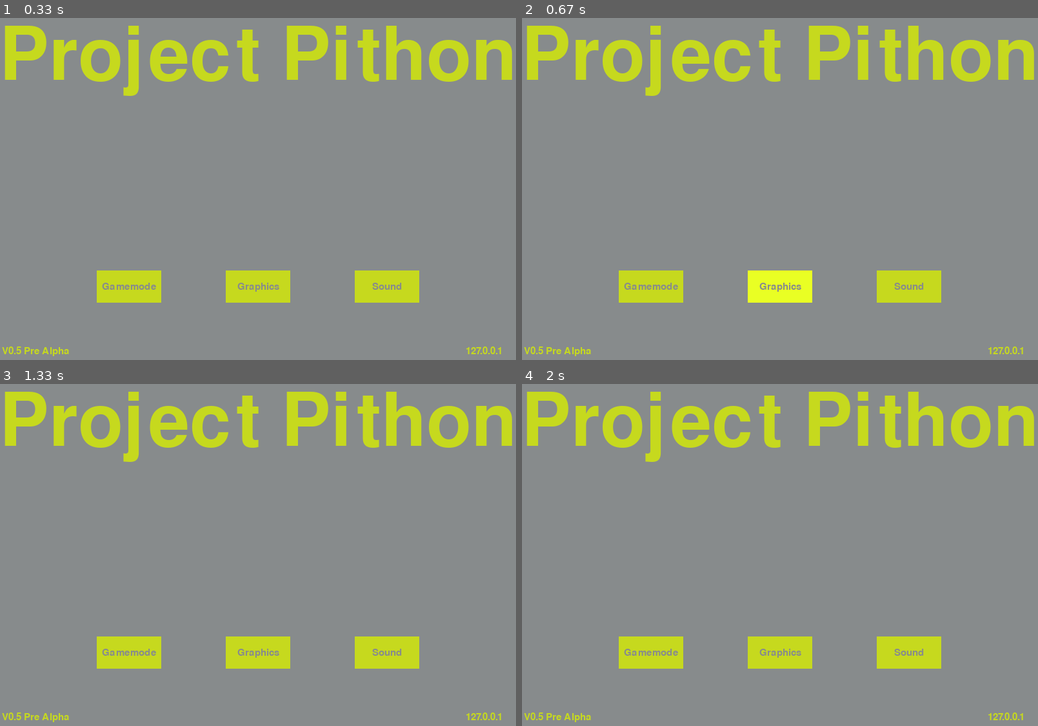
Above: before the commit, frames 1-4 (two rows, left to right).
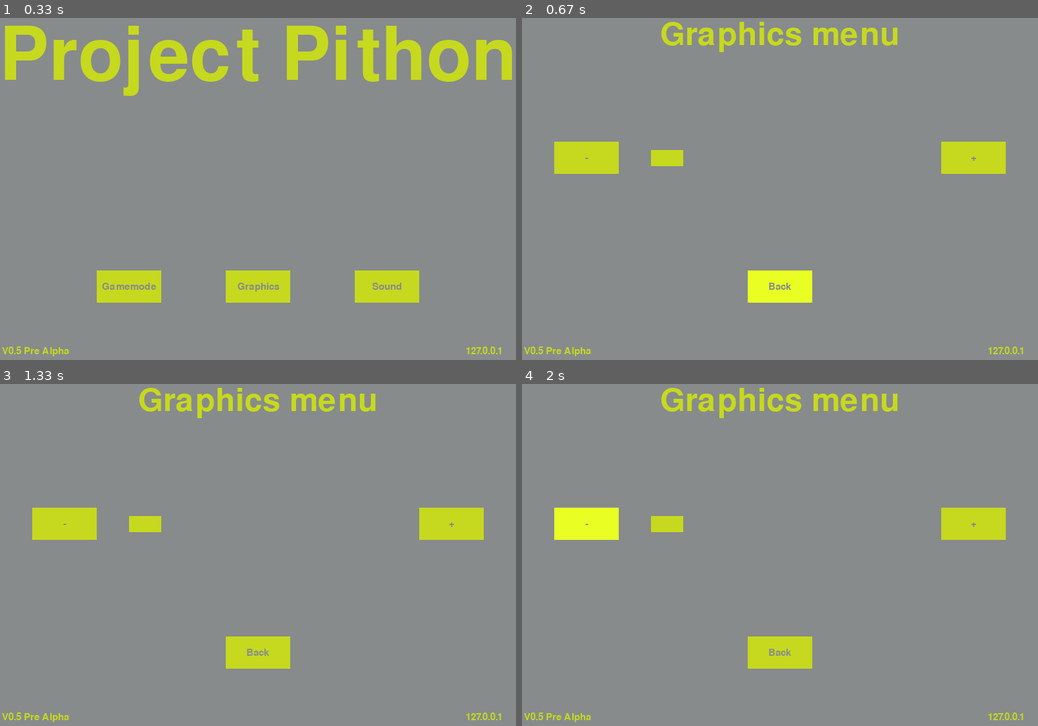
Above: after the commit, the same moments.

Repository: jamesrmuir/Creme_eggs
Game: pygame game, started from Launcher.py
Same seed, same stepped clock (60 frames per second), same inputs: the game is played once before the commit and once after it.
Inputs (mouse positions are in pixels of both pictures, inside the frame that each line leads up to):
- Up to frame 1 (0.33 s): no input
- Up to frame 2 (0.67 s): click "Graphics" at 0.42 s
- Up to frame 3 (1.33 s): click (61, 524) at 0.75 s, where only the run after the commit has a clickable "-"; click (98, 483) at 1.1 s
- Up to frame 4 (2 s): click (594, 527) at 1.93 s

Frame 1 is identical in both runs. In frame 2, 12% of the frame differs, in the area x 0-100%, y 1-84%; in frame 3, 12%; in frame 4, 12%.

Commit message:
Added saving and loading of game

Diff:
--- a/Launcher.py
+++ b/Launcher.py
@@ -20,18 +20,20 @@
 #Defines user Ip
 userIp = socket.gethostbyname(socket.gethostname())
 
+#Defines variable for the loop in mainMenu
+menuLoop = True
 #Functions=====================================================================#
-#Creates yellow text
+#Creates yellow text-----------------------------------------------------------#
 def textObjectsYellow(text, font):
     textSurface = font.render(text, True, yellow)
     return textSurface, textSurface.get_rect()
 
-#Creates grey text
+#Creates grey text-------------------------------------------------------------#
 def textObjectsGrey(text, font):
     textSurface = font.render(text, True, grey)
     return textSurface, textSurface.get_rect()
 
-#Button function that creates buttons
+#Button function that creates buttons------------------------------------------#
 def button(msg,x,y,w,h,ic,ac,textObjects,action=None):
 
     mouse = pygame.mouse.get_pos()
@@ -50,9 +52,15 @@
     textRect.center = ( (x+(w/2)), (y+(h/2)) )
     gameDisplay.blit(textSurf, textRect)
 
-#Gets the user's ip
+#Used to test things and as a placer-------------------------------------------#
+def testFunction():
+    print("Test")
+
+#The main menu-----------------------------------------------------------------#
 def mainMenu():
-
+    global menuLoop
+
+    menuLoop = False
     menuLoop = True
 
     while menuLoop:
@@ -78,10 +86,10 @@
         mouse = pygame.mouse.get_pos()
 
         #Button One
-        button("Gamemode",150,450,100,50,yellow,brightYellow,textObjectsGrey,testFunction)
+        button("Gamemode",150,450,100,50,yellow,brightYellow,textObjectsGrey,gamemode)
 
         #Button Two
-        button("Graphics",350,450,100,50,yellow,brightYellow,textObjectsGrey,testFunction)
+        button("Graphics",350,450,100,50,yellow,brightYellow,textObjectsGrey,graphics)
 
         #Button Three
         button("Sound",550,450,100,50,yellow,brightYellow,textObjectsGrey,testFunction)
@@ -96,11 +104,132 @@
         pygame.display.update()
         clock.tick(15)
 
-def testFunction():
-    print("Test")
+#Called when button one (gamemode) is pressed----------------------------------#
+def gamemode():
+    gamemodeLoop = True
+
+#Called when button two (Resolution) is pressed--------------------------------#
+def graphics():
+    global menuLoop
+
+    menuLoop = False
+    menuLoop = True
+
+    while menuLoop:
+        #Allows the player to quit
+        for event in pygame.event.get():
+            if event.type == pygame.QUIT:
+                pygame.quit()
+                quit()
+
+        #Sets screen to white
+        gameDisplay.fill(grey)
+
+        #Defines text sizes
+        largeText = pygame.font.Font("freesansbold.ttf", 115)
+        mediumText = pygame.font.Font("freesansbold.ttf", 50)
+        smallText = pygame.font.Font("freesansbold.ttf",  20)
+
+        #Displays title
+        TextSurf, TextRect = textObjectsYellow("Graphics menu", mediumText)
+        TextRect.center = ((400),(85))
+        gameDisplay.blit(TextSurf, TextRect)
+
+        #Gets mouse position
+        mouse = pygame.mouse.get_pos()
+
+        #Minus button
+        button("-",50,250,100,50,yellow,brightYellow,textObjectsGrey,testFunction)
+
+        #Percentage display
+        button("",200,263,commonVariables.graphicsBarOne,25,yellow,yellow,textObjectsGrey,testFunction)
+
+        #Plus button
+        button("+",650,250,100,50,yellow,brightYellow,textObjectsGrey,testFunction)
+
+        #Button One
+        #button("Gamemode",150,450,100,50,yellow,brightYellow,textObjectsGrey,gamemode)
+
+        #Button Two (Back)
+        button("Back",350,450,100,50,yellow,brightYellow,textObjectsGrey,mainMenu)
+
+        #Button Three
+        #button("Sound",550,450,100,50,yellow,brightYellow,textObjectsGrey,testFunction)
+
+        #IP Display
+        button(userIp,700,550,100,50,grey,grey,textObjectsYellow,testFunction)
+
+        #Version display
+        button("V0.5 Pre Alpha",5,550,100,50,grey,grey,textObjectsYellow,testFunction)
+
+        #Update display
+        pygame.display.update()
+        clock.tick(15)
+
+#Sound-------------------------------------------------------------------------#
+def sound():
+    global menuLoop
+
+    menuLoop = False
+    menuLoop = True
+
+    while menuLoop:
+        #Allows the player to quit
+        for event in pygame.event.get():
+            if event.type == pygame.QUIT:
+                pygame.quit()
+                quit()
+
+        #Sets screen to white
+        gameDisplay.fill(grey)
+
+        #Defines text sizes
+        largeText = pygame.font.Font("freesansbold.ttf", 115)
+        mediumText = pygame.font.Font("freesansbold.ttf", 50)
+        smallText = pygame.font.Font("freesansbold.ttf",  20)
+
+        #Displays title
+        TextSurf, TextRect = textObjectsYellow("Graphics menu", mediumText)
+        TextRect.center = ((400),(85))
+        gameDisplay.blit(TextSurf, TextRect)
+
+        #Gets mouse position
+        mouse = pygame.mouse.get_pos()
+
+        #Minus button
+        button("-",50,250,100,50,yellow,brightYellow,textObjectsGrey,testFunction)
+
+        #Percentage display
+        button("",200,263,400,25,yellow,yellow,textObjectsGrey,testFunction)
+
+        #Plus button
+        button("+",650,250,100,50,yellow,brightYellow,textObjectsGrey,testFunction)
+
+        #Button One
+        #button("Gamemode",150,450,100,50,yellow,brightYellow,textObjectsGrey,gamemode)
+
+        #Button Two (Back)
+        button("Back",350,450,100,50,yellow,brightYellow,textObjectsGrey,mainMenu)
+
+        #Button Three
+        #button("Sound",550,450,100,50,yellow,brightYellow,textObjectsGrey,testFunction)
+
+        #IP Display
+        button(userIp,700,550,100,50,grey,grey,textObjectsYellow,testFunction)
+
+        #Version display
+        button("V0.5 Pre Alpha",5,550,100,50,grey,grey,textObjectsYellow,testFunction)
+
+        #Update display
+        pygame.display.update()
+        clock.tick(15)
+
 
 #Program=======================================================================#
-#Initalise pygame
+#Loads variables---------------------------------------------------------------#
+commonVariables.load()
+
+#Initalise pygame--------------------------------------------------------------#
 pygame.init()
 
 gameDisplay = pygame.display.set_mode((commonVariables.displayWidth
@@ -108,5 +237,5 @@
 pygame.display.set_caption("Launcher")
 clock = pygame.time.Clock()
 
-#Calls functions
+#Launches the program----------------------------------------------------------#
 mainMenu()
--- a/commonVariables.py
+++ b/commonVariables.py
@@ -1,3 +1,25 @@
-#Sets the height and width
-displayHeight = 600
-displayWidth = 800
+def default():
+    file = open("saveGame.txt", "w")
+
+    #Width
+    file.write("800")
+    file.write("\n")
+    #Height
+    file.write("600")
+    file.write("\n")
+    #Graphics setting bar one
+    file.write("400")
+    file.write("\n")
+
+    file.close()
+
+def load():
+    global displayWidth, displayHeight, graphicsBarOne
+
+    #Sets the height and width
+    with open("saveGame.txt") as f:
+        fileContent = f.readlines()
+
+    displayWidth = int(fileContent[0])
+    displayHeight = int(fileContent[1])
+    graphicsBarOne = int(fileContent[2])
--- /dev/null
+++ b/saveGame.txt
@@ -0,0 +1,3 @@
+800
+600
+50
